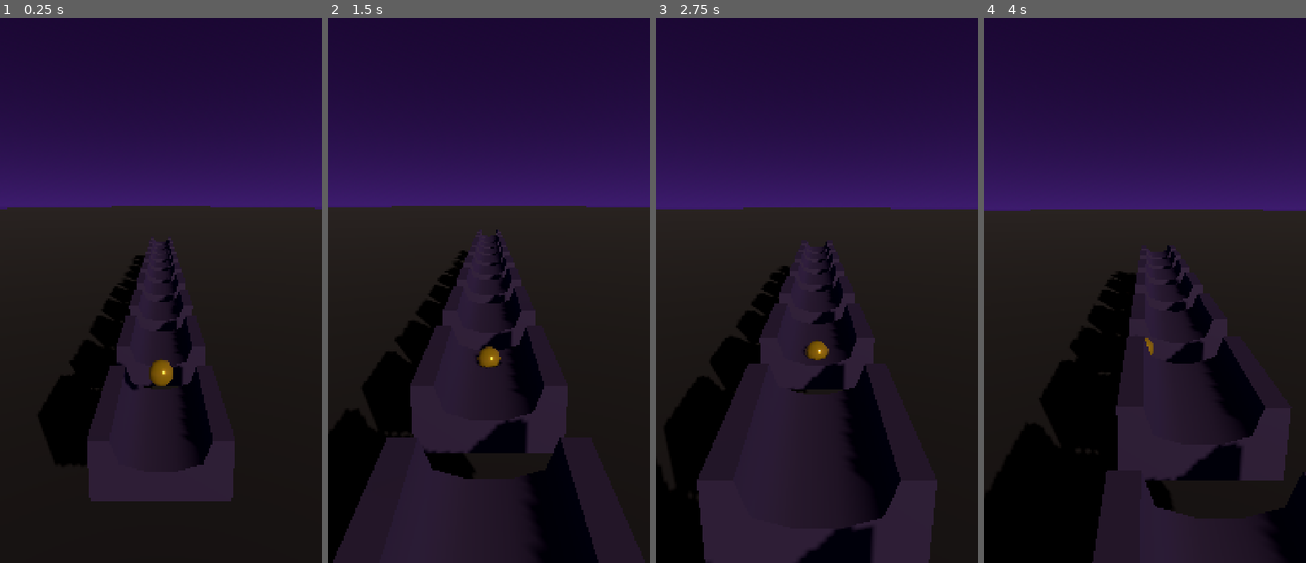
Above: before the commit, frames 1-4 (left to right).
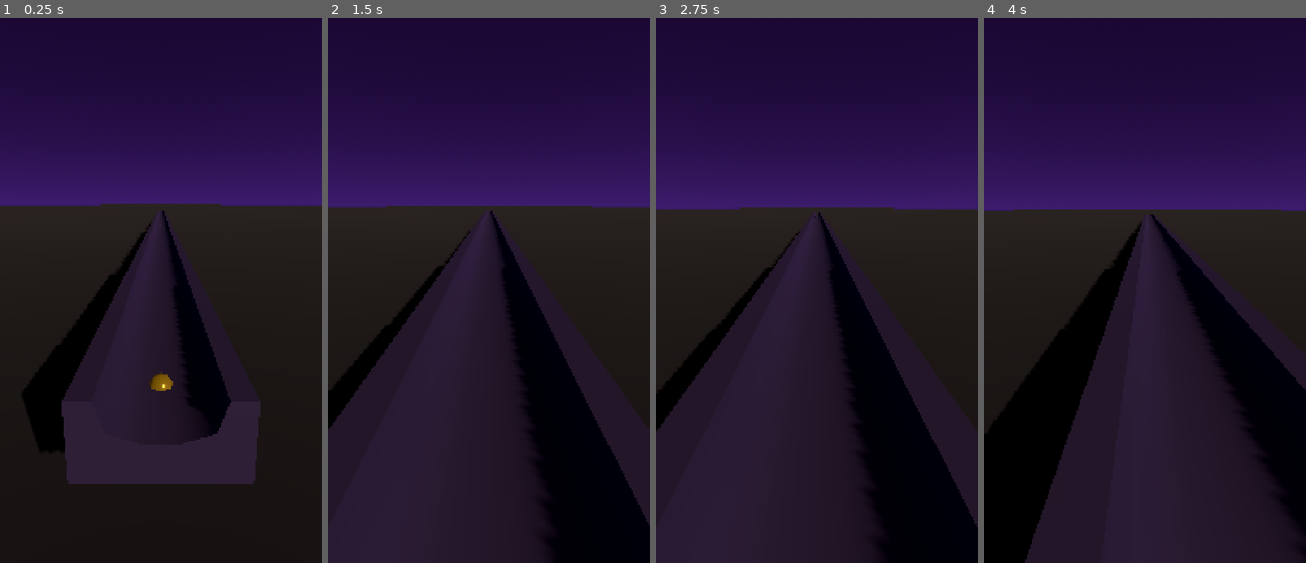
Above: after the commit, the same moments.

Repository: Ebrahassad/marble-rush
Game: Godot game, scene res://scenes/Main.tscn
The game is run twice, just before and just after one commit, with the same random seed, the same clock (stepped at 60 frames per second) and the same inputs.
Inputs (mouse positions are in pixels of both pictures, inside the frame that each line leads up to):
- Up to frame 1 (0.25 s): no input
- Up to frame 2 (1.5 s): move the mouse to (559, 246) at 0.52 s; click (559, 246) at 0.67 s; drag from (424, 306) to (472, 388) at 1.27 s
- Up to frame 3 (2.75 s): move the mouse to (849, 148) at 2.02 s; click (849, 148) at 2.17 s
- Up to frame 4 (4 s): drag from (1128, 388) to (1048, 192) at 2.77 s; move the mouse to (1241, 361) at 3.52 s; click (1241, 361) at 3.67 s

The runs differ from the first frame. In frame 1, 11% of the frame differs, in the area x 0-100%, y 34-89%; in frame 2, 16%; in frame 3, 17%; in frame 4, 18%, in the area x 0-100%, y 35-100%.

Commit message:
Fix track/ball alignment using measured glb bounding boxes instead of guesses

Diff:
--- a/scenes/Ball.tscn
+++ b/scenes/Ball.tscn
@@ -4,20 +4,21 @@
 [ext_resource type="Script" path="res://scripts/ball_controller.gd" id="2"]
 
 [sub_resource type="SphereShape3D" id="SphereShape3D_1"]
-radius = 0.5
+radius = 0.2
 
 [sub_resource type="PhysicsMaterial" id="PhysicsMaterial_1"]
 friction = 0.9
 bounce = 0.05
 
 [node name="Ball" type="RigidBody3D"]
-transform = Transform3D(1.5, 0, 0, 0, 1.5, 0, 0, 0, 1.5, 0, 1.5, 0)
+transform = Transform3D(2.2, 0, 0, 0, 2.2, 0, 0, 0, 2.2, 0, 1, 0)
 contact_monitor = true
 max_contacts_reported = 4
 physics_material_override = SubResource("PhysicsMaterial_1")
 script = ExtResource("2")
 
 [node name="Model" parent="." instance=ExtResource("1")]
+transform = Transform3D(1, 0, 0, 0, 1, 0, 0, 0, 1, 0, -0.2, 0)
 
 [node name="CollisionShape3D" type="CollisionShape3D" parent="."]
 shape = SubResource("SphereShape3D_1")
--- a/scenes/TrackPiece.tscn
+++ b/scenes/TrackPiece.tscn
@@ -4,14 +4,14 @@
 [ext_resource type="Script" path="res://scripts/track_piece.gd" id="2"]
 
 [sub_resource type="BoxShape3D" id="BoxShape3D_1"]
-size = Vector3(2, 0.4, 2)
+size = Vector3(1.0, 0.15, 1.0)
 
 [node name="TrackPiece" type="StaticBody3D"]
-transform = Transform3D(1.8, 0, 0, 0, 1.8, 0, 0, 0, 1.8, 0, 0, 0)
+transform = Transform3D(2.2, 0, 0, 0, 2.2, 0, 0, 0, 2.2, 0, 0, 0)
 script = ExtResource("2")
 
 [node name="Model" parent="." instance=ExtResource("1")]
 
 [node name="CollisionShape3D" type="CollisionShape3D" parent="."]
-transform = Transform3D(1, 0, 0, 0, 1, 0, 0, 0, 1, 0, -0.2, 0)
+transform = Transform3D(1, 0, 0, 0, 1, 0, 0, 0, 1, 0, -0.075, 0)
 shape = SubResource("BoxShape3D_1")
--- a/scripts/track_manager.gd
+++ b/scripts/track_manager.gd
@@ -1,8 +1,8 @@
 extends Node3D
 
 @export var track_piece_scene: PackedScene = preload("res://scenes/TrackPiece.tscn")
-@export var piece_length: float = 2.6
-@export var pieces_ahead: int = 10
+@export var piece_length: float = 2.19
+@export var pieces_ahead: int = 50
 @export var ball_path: NodePath
 
 var ball: Node3D
@@ -20,10 +20,10 @@
 
 	if active_pieces.size() > 0:
 		var last_piece_z: float = active_pieces[active_pieces.size() - 1].global_position.z
-		if ball.global_position.z - last_piece_z < piece_length * 4.0:
+		if ball.global_position.z - last_piece_z < piece_length * 40.0:
 			_spawn_piece()
 
-	while active_pieces.size() > 0 and active_pieces[0].global_position.z - ball.global_position.z > piece_length * 4.0:
+	while active_pieces.size() > 0 and active_pieces[0].global_position.z - ball.global_position.z > piece_length * 40.0:
 		var old_piece: Node3D = active_pieces.pop_front()
 		old_piece.queue_free()
 
